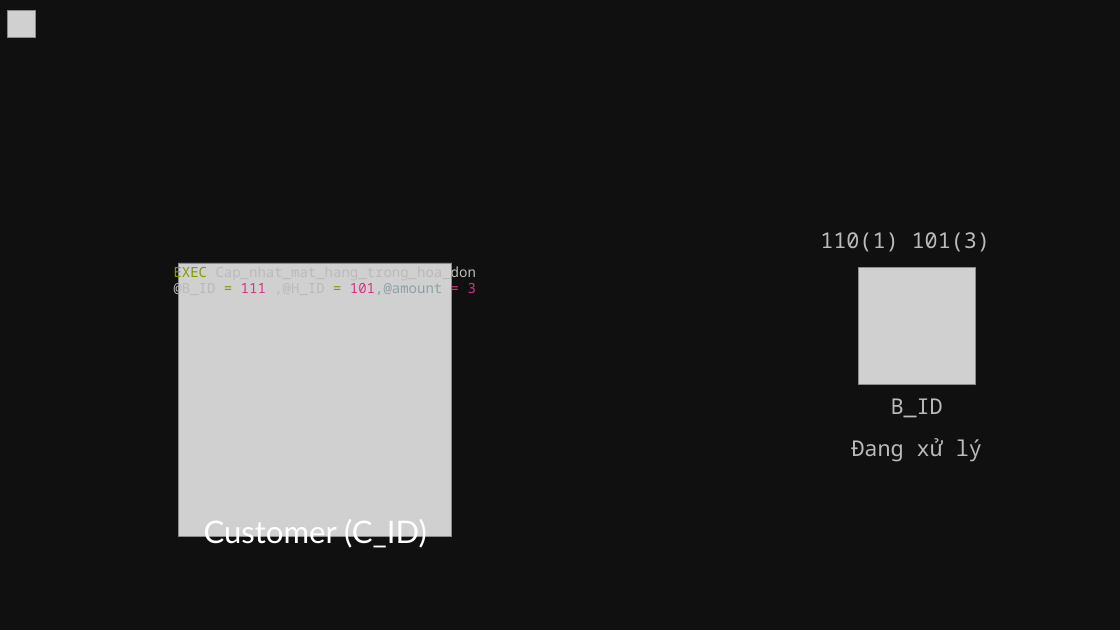
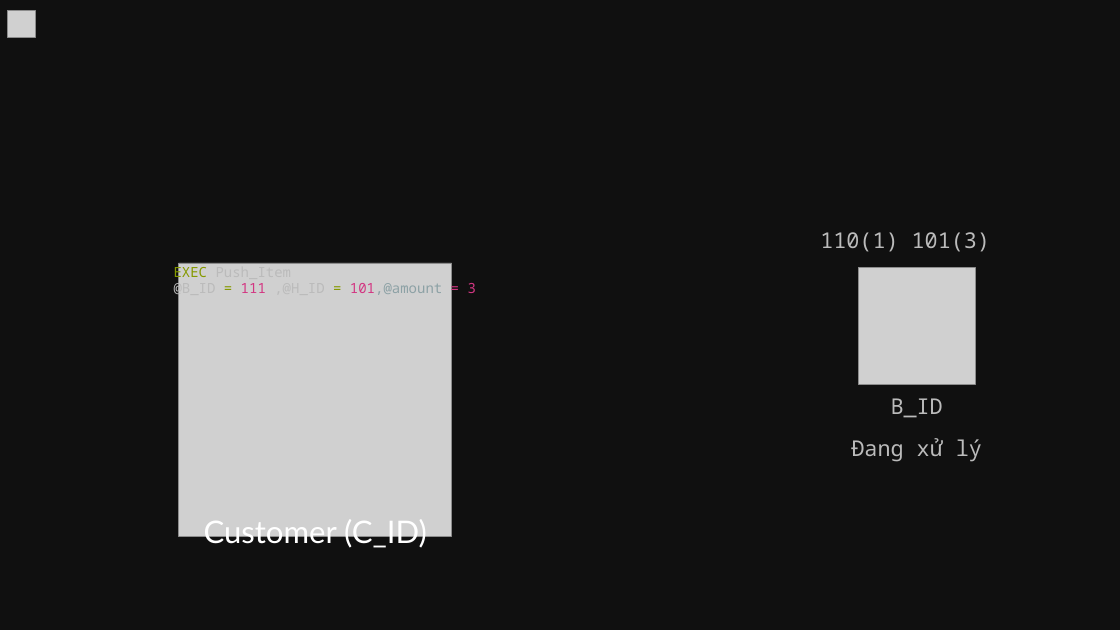
Before and after one commit to jkdoandeptrai/doAn_edited, a slide deck: slide 23 of Dark Mode Stop Start Continue Brainstorm Presentation.pptx. Drawn at 1120x630 pixels with LibreOffice and Linux fonts; fonts in the diff are those of the drawing; grey boxes stand for pictures; background and template pictures are left out. Boxes give left, top, right and bottom in pixels: in the first picture for what was removed or moved away, otherwise in the second. Text is boxed around its words. In the diff, an @@ line names an element or a change of style, - is before the commit and + after.

```diff
--- a/Dark Mode Stop Start Continue Brainstorm Presentation.pptx
+++ b/Dark Mode Stop Start Continue Brainstorm Presentation.pptx
@@ text at (174,263,476,298): text changed @@
-EXEC Cap_nhat_mat_hang_trong_hoa_don @B_ID = 111 ,@H_ID = 101,@amount = 3
+EXEC Push_Item @B_ID = 111 ,@H_ID = 101,@amount = 3
```
Also in this commit, not shown: 5 other slides changed, 5 slides added, 3 other files.
